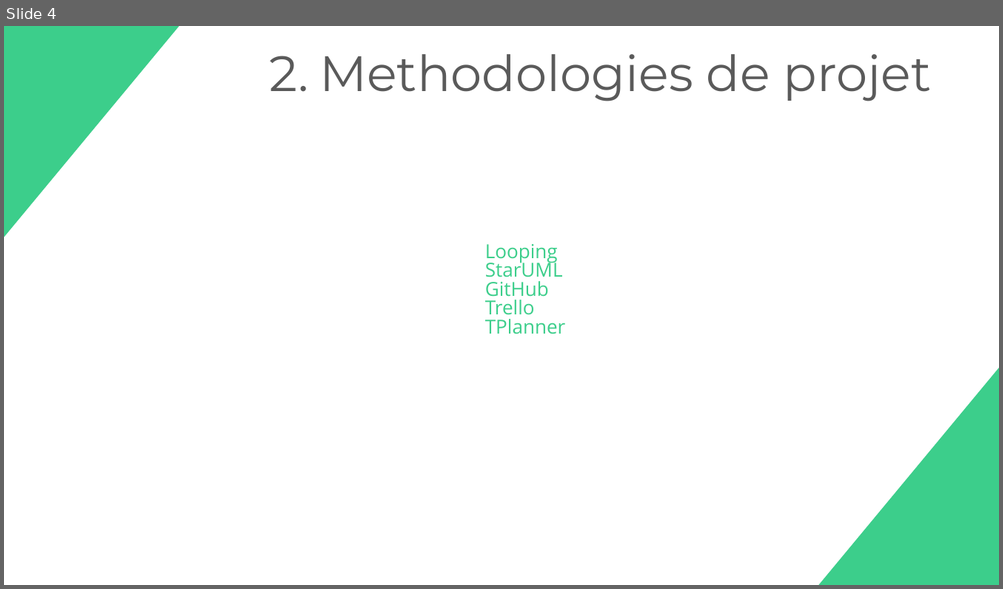
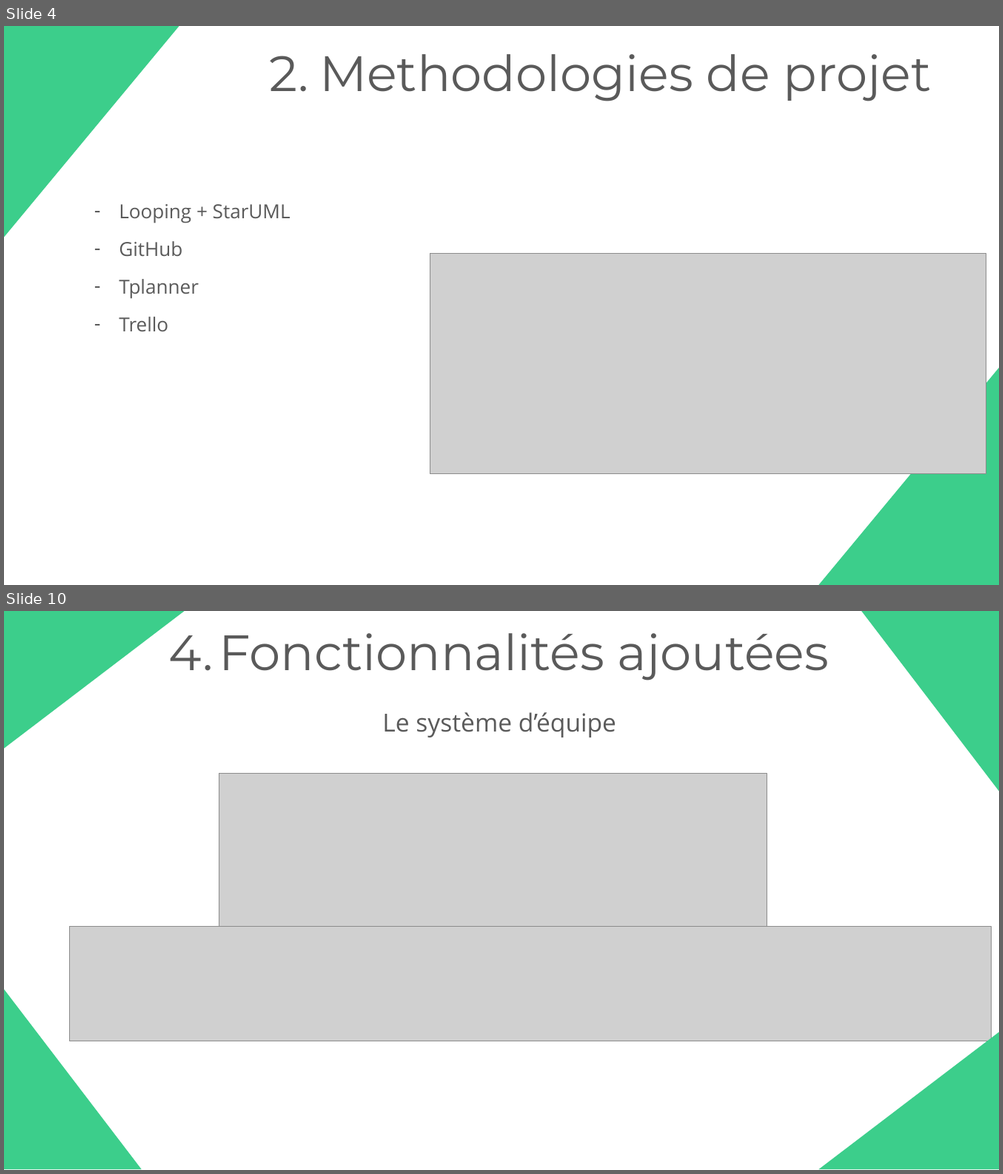
Before and after one commit to Kikuichimonji/Colorfull-CRM, a slide deck: ressources/colorfullcrm.pptx. Shown one above the other, each under a label of ours: slide 4 before the commit, slides 4 and 10 after it; the slides between them are not shown. The pictures are 1003x589 and 1003x1174 pixels, drawn with LibreOffice and Linux fonts; fonts in the diff are those of the drawing; grey boxes stand for pictures. Boxes give left, top, right and bottom in pixels: in the first picture for what was removed or moved away, otherwise in the second. Text is boxed around its words. In the diff, an @@ line names an element or a change of style, - is before the commit and + after.

```diff
--- a/ressources/colorfullcrm.pptx
+++ b/ressources/colorfullcrm.pptx
@@ slide 10 added at [4,611,999,1170], background #FFFFFF @@
@@ freeform shape added at [4,611,184,748], fill #3CCE8B @@
@@ freeform shape added at [862,611,999,791], fill #3CCE8B @@
@@ text added at [219,633,828,681], 72 pt, text #5A5A5A @@
+4. Fonctionnalités ajoutées
@@ text added at [382,712,616,738], 36 pt, text #5A5A5A @@
+Le système d’équipe
@@ picture added at [219,774,767,927] @@
@@ picture added at [69,927,990,1041] @@
@@ freeform shape added at [4,989,141,1170], fill #3CCE8B @@
@@ freeform shape added at [819,1032,999,1170], fill #3CCE8B @@
@@ slide 4 changed as well @@
@@ text "Looping + StarUML": place and size @@
-text "Looping + StarUML" at [485,244,566,335]
+text "Looping + StarUML" at [119,204,290,332]
@@ text at [119,204,290,224]: text changed; text colour #3CCE8B to #5A5A5A @@
-Looping
-StarUML
+– Looping + StarUML
@@ text at [119,241,182,332]: text colour #3CCE8B to #5A5A5A in "GitHub", "Trello"; bullet none to - @@
@@ picture added at [430,254,986,474] @@
@@ text at [119,279,199,299]: paragraph added @@
+– Tplanner
@@ text at [485,319,566,335]: paragraph removed @@
-TPlanner
```
Also in this commit, not shown: 6 other slides changed, 5 other slides added, 15 slides removed, 6 other files.
